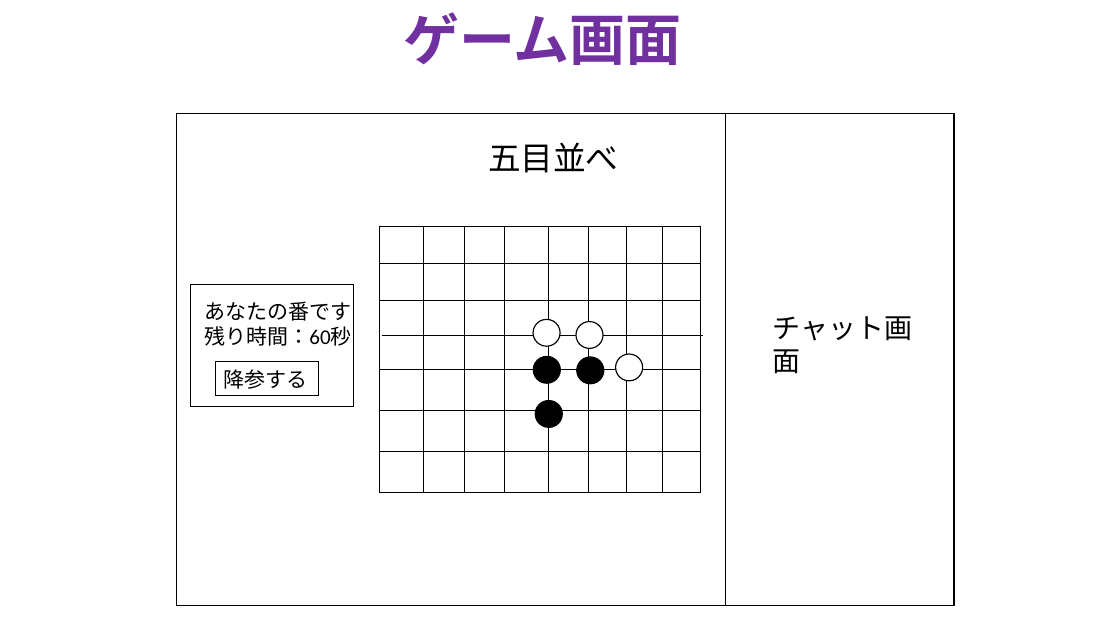
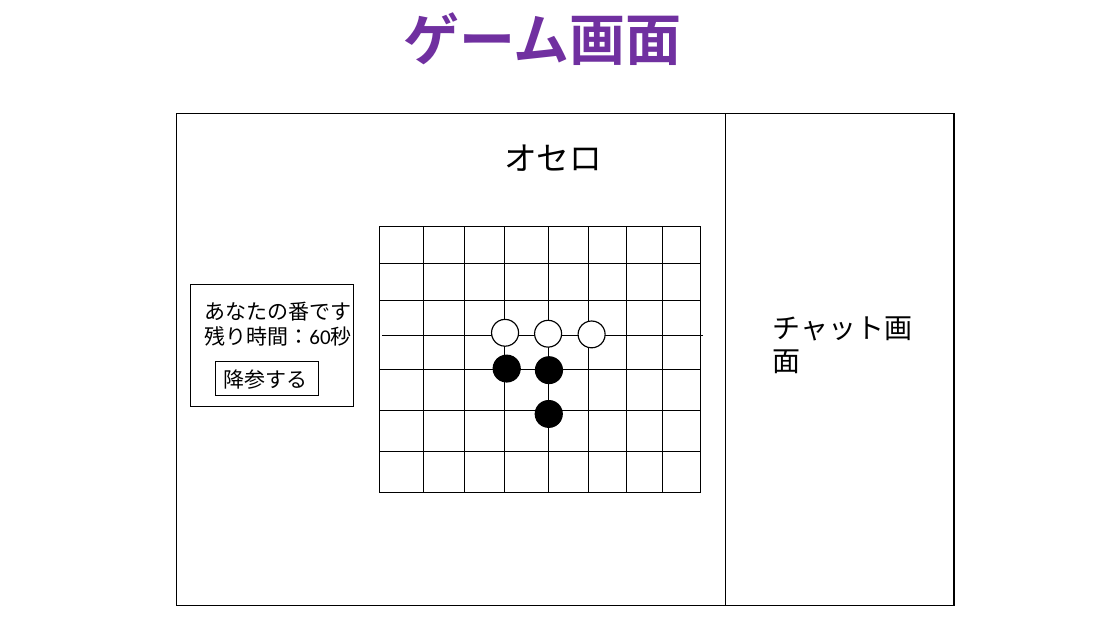
Before and after one commit to TakanoriOnuma/WebApplication, a slide deck: slide 1 of design/ゲーム画面設計.pptx. Drawn at 1120x630 pixels with LibreOffice and Linux fonts; fonts in the diff are those of the drawing. Boxes give left, top, right and bottom in pixels: in the first picture for what was removed or moved away, otherwise in the second. Text is boxed around its words. In the diff, an @@ line names an element or a change of style, - is before the commit and + after.

Commit message:
ゲームの変更
今度はオセロに変わった。もう変わらないと思うけど、一応ブランチ名も変えた。

```diff
--- a/design/ゲーム画面設計.pptx
+++ b/design/ゲーム画面設計.pptx
@@ text at [504, 144, 602, 171]: text changed @@
-五目並べ
+オセロ
@@ 4 ellipses: place and size @@
-4 ellipses at [534, 319, 604, 384]
+4 ellipses at [492, 319, 562, 384]
@@ ellipse: place and size @@
-ellipse at [616, 354, 643, 381]
+ellipse at [578, 321, 605, 348]
```
Also in this commit, not shown: 1 other file.
